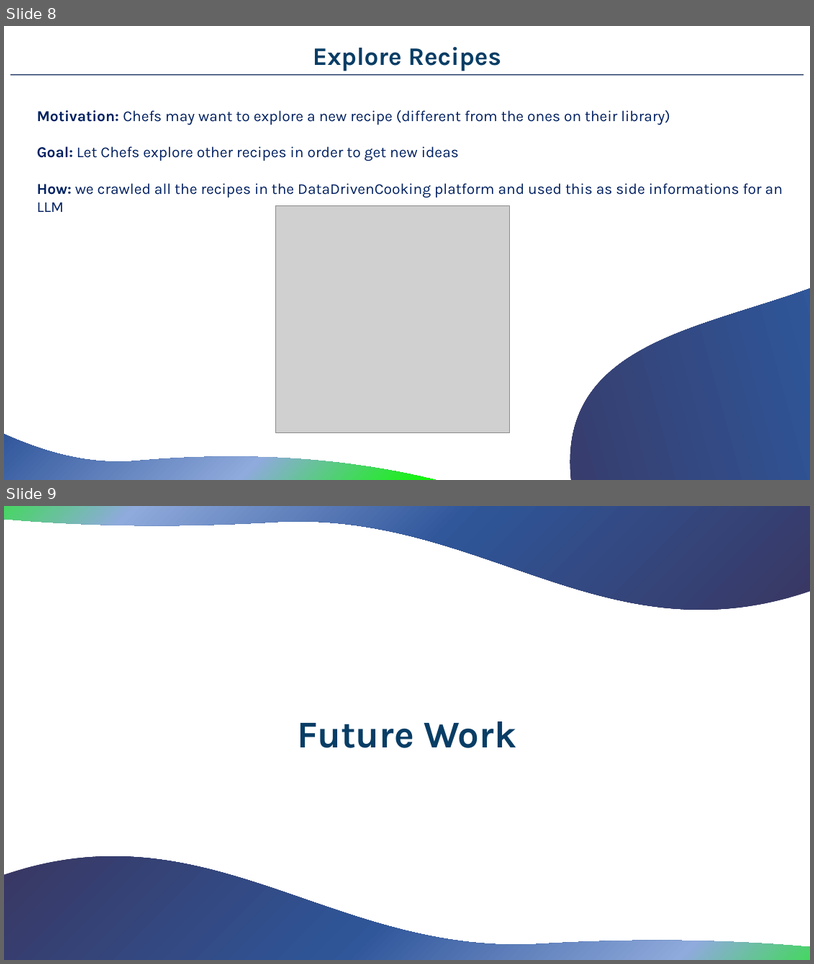
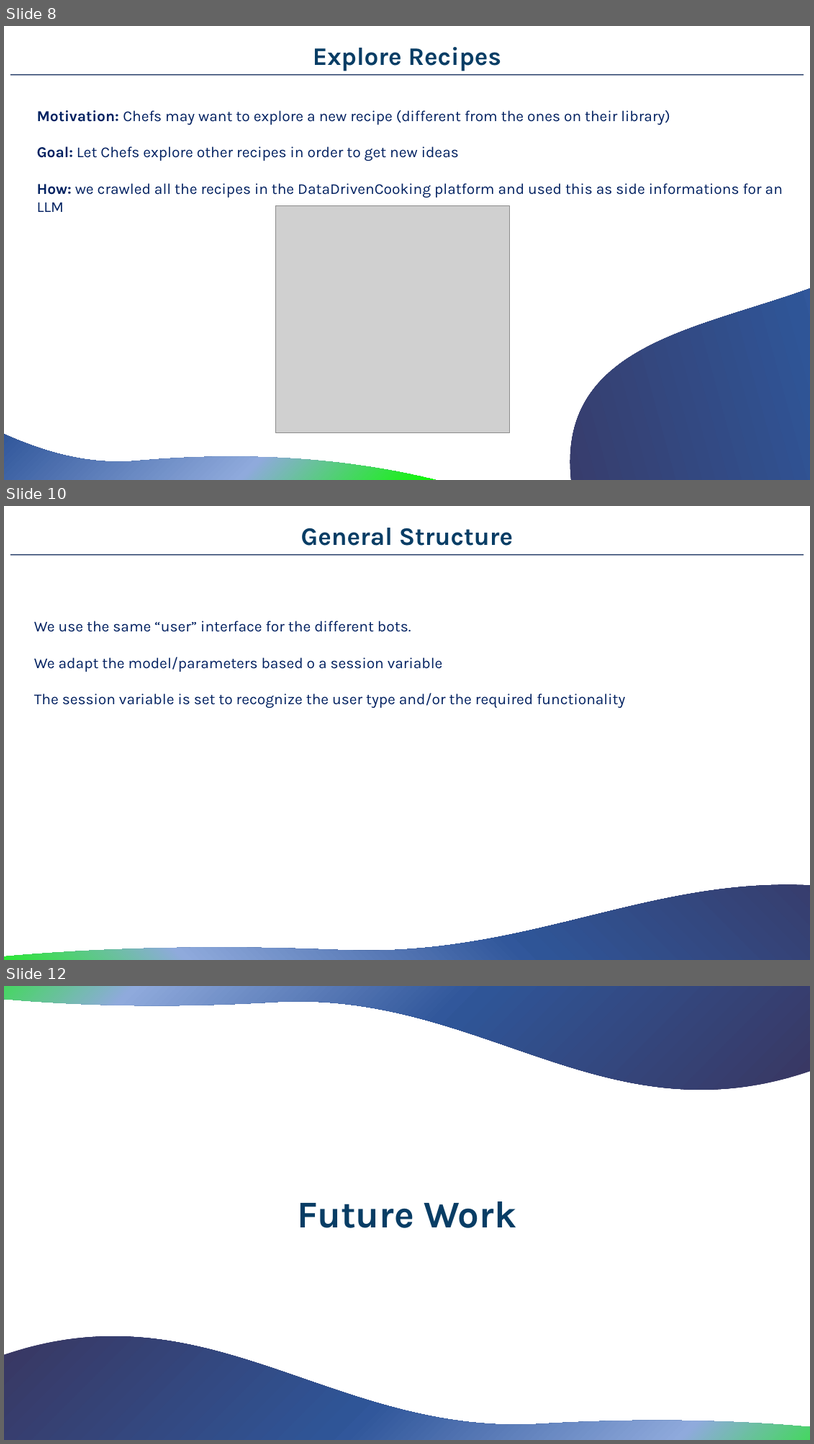
Before and after one commit to MerloSimone/HackatonUnox, a slide deck: Slides/PresentationDS.pptx. Shown one above the other, each under a label of ours: slides 8 and 9 before the commit, slides 8, 10 and 12 after it; the slides between them are not shown. The pictures are 814x964 and 814x1444 pixels, drawn with LibreOffice and Linux fonts; fonts in the diff are those of the drawing; grey boxes stand for pictures. Boxes give left, top, right and bottom in pixels: in the first picture for what was removed or moved away, otherwise in the second. Text is boxed around its words. In the diff, an @@ line names an element or a change of style, - is before the commit and + after.

```diff
--- a/Slides/PresentationDS.pptx
+++ b/Slides/PresentationDS.pptx
@@ slide 10 added at [4,506,810,960], background #FFFFFF @@
@@ text added at [301,528,513,546], 30 pt, text #083D65, bold @@
+General Structure
@@ rectangle added at [10,554,804,556], fill #203864 @@
@@ text added at [34,620,625,708], 18 pt, text #002060 @@
+We use the same “user” interface for the different bots.
+We adapt the model/parameters based o a session variable
+The session variable is set to recognize the user type and/or the required functionality
@@ freeform shape added at [4,885,810,960], fill gradient #393762 to #2F5597 to #31579B to #8FAADC to #0CFA00 @@
@@ what was slide 9 is now slide 12 @@
```
Also in this commit, not shown: 2 other slides added.
